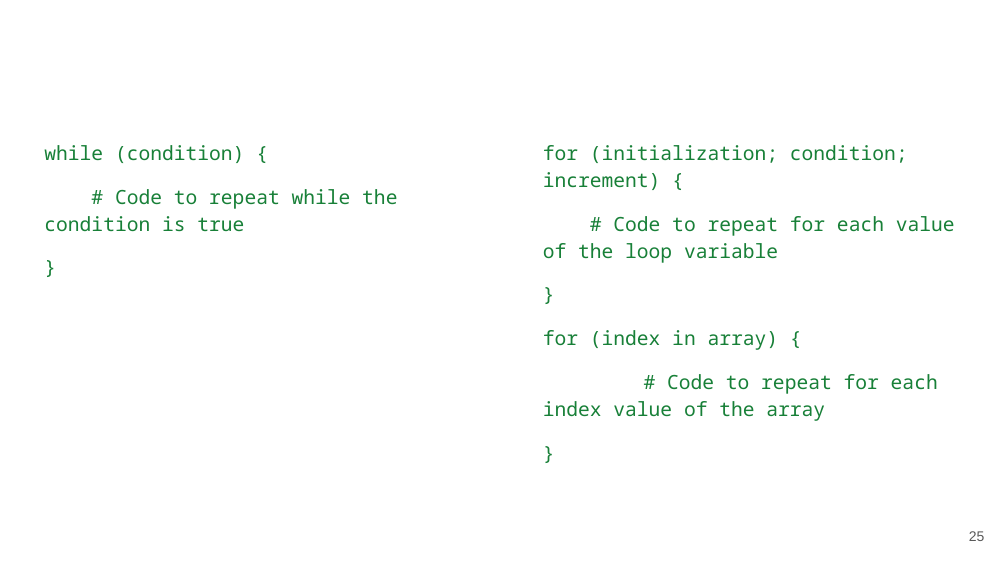
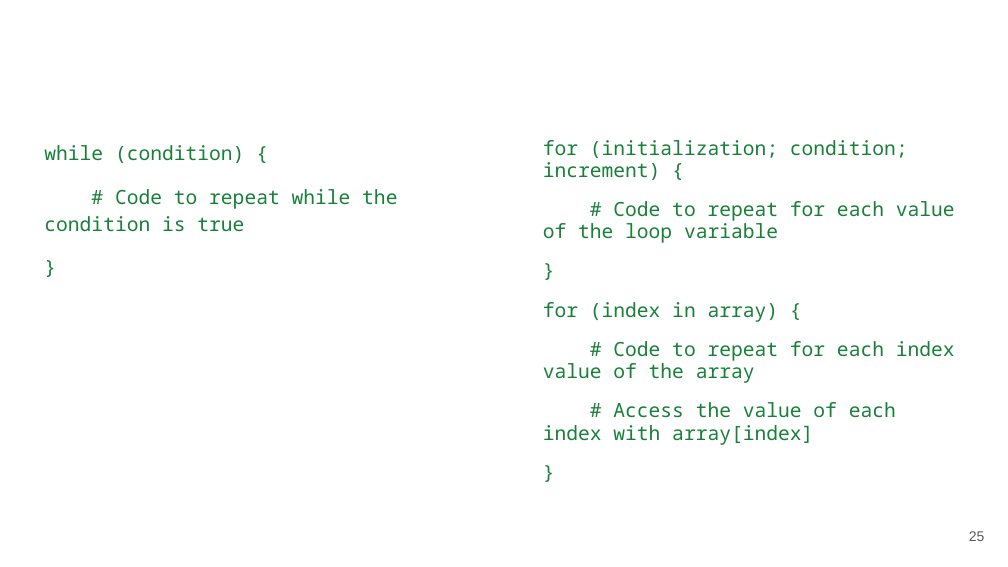
Before and after one commit to luuloi/AppliedBioinformatics2023, a slide deck: slide 25 of Lecture1/Slide/Comprehensive_AWK.pptx. Drawn at 1008x567 pixels with LibreOffice and Linux fonts; fonts in the diff are those of the drawing. Boxes give left, top, right and bottom in pixels: in the first picture for what was removed or moved away, otherwise in the second. Text is boxed around its words. In the diff, an @@ line names an element or a change of style, - is before the commit and + after.

```diff
--- a/Lecture1/Slide/Comprehensive_AWK.pptx
+++ b/Lecture1/Slide/Comprehensive_AWK.pptx
@@ text at <box>543,140,955,383</box>: line spacing 1.15 to 0.95 @@
@@ text at <box>543,402,896,445</box>: paragraph added @@
+# Access the value of each index with array[index]
```
Also in this commit, not shown: 7 other slides changed.
